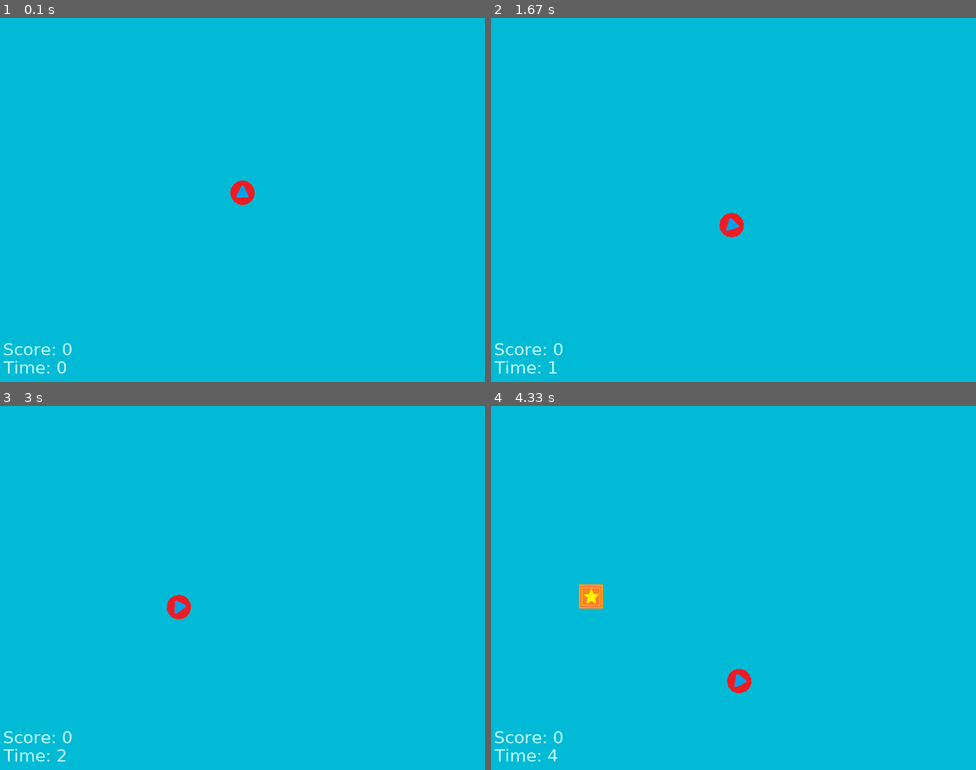
Above: before the commit, frames 1-4 (two rows, left to right).
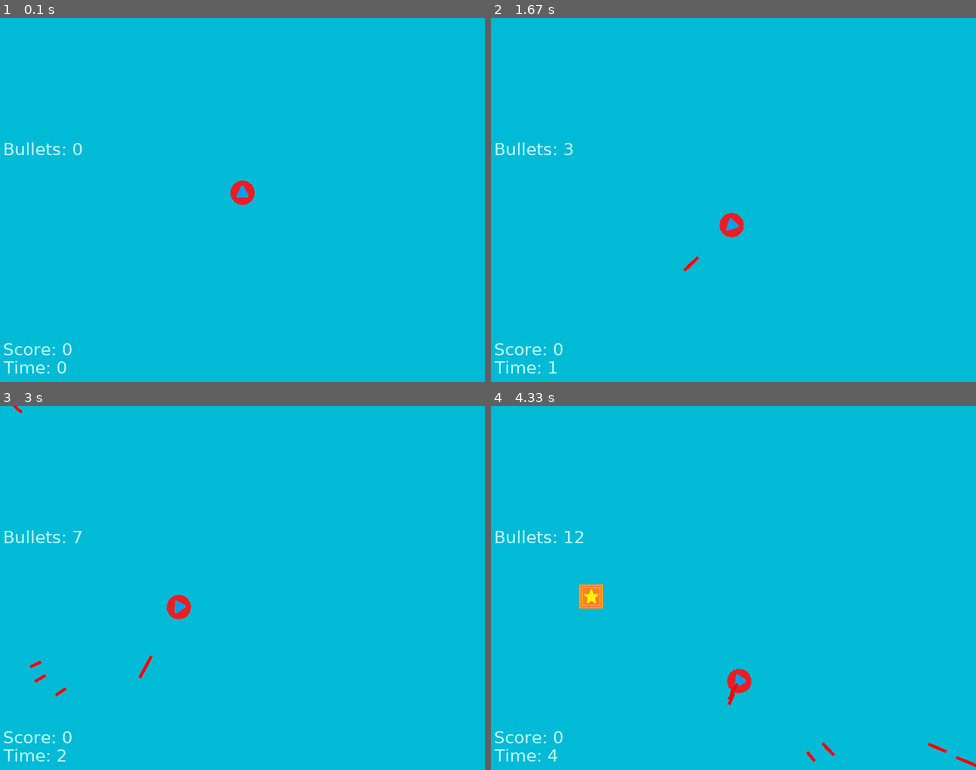
Above: after the commit, the same moments.

Repository: Swidnixx/Wstep-Pygame
Game: pygame game, started from main.py
Same seed, same stepped clock (60 frames per second), same inputs: the game is played once before the commit and once after it.
Inputs:
- Up to frame 1 (0.1 s): no input
- Up to frame 2 (1.67 s): hold Space 0.33-0.8 s; hold D 0.33-0.8 s; hold D 0.83-1.3 s; hold W 1.33-1.63 s; tap Space at 1.4 s
- Up to frame 3 (3 s): hold D 1.67-2.13 s; tap Space at 1.73, 2.03, 2.23, 2.53, 2.8 s; hold A 2.17-2.7 s; hold S from 2.73 s (still down)
- Up to frame 4 (4.33 s): release S at 3.03 s; hold A 3.07-3.47 s; tap Space at 3.13, 3.43, 3.57, 3.97, 4.27 s; hold W 3.5-3.87 s; hold D from 3.9 s (still down)

The runs differ from the first frame. In frame 1, 0.2% of the frame differs, in the area x 0-17%, y 34-38%; in frame 2, 0.2%; in frame 3, 0.3%; in frame 4, 0.4%, in the area x 0-100%, y 34-100%.

Commit message:
Shooting

Diff:
--- a/main.py
+++ b/main.py
@@ -48,12 +48,13 @@
 
     #rysowanie
     screen.fill((0, 186, 214))
-    screen.blit(player.img, player.rect)
+    player.draw(screen)
     for p in pickup_factory.pickups:
         screen.blit(p.img, p.rect)
 
     text_drawer.draw_text_main(screen, f'Score: {score}', (5, SCREEN_HEIGHT - 70), (196, 254, 255))
     text_drawer.draw_text_main(screen, f'Time: {time//1000}', (5, SCREEN_HEIGHT - 40), (196, 254, 255))
+    text_drawer.draw_text_main(screen, f'Bullets: {len(player.bullets)}', (5, SCREEN_HEIGHT - 400), (196, 254, 255))
 
     pygame.display.update() # Odświeżenie wyświetlanego okna
     clock.tick(60)
--- a/player.py
+++ b/player.py
@@ -11,6 +11,8 @@
         self.speed = speed
         self.rotation = 0
         self.rotation_speed = 4
+
+        self.bullets = []
 
     def update(self, keys):
         self.keys = keys
@@ -29,6 +31,9 @@
         if self.keys[pygame.K_s]:
             self.current_speed = 0
 
+        if self.keys[pygame.K_SPACE]:
+            self.shoot()
+
     def move(self):
         forward = Vector2(0, -1)
         Vector2.rotate_ip(forward, -self.rotation)
@@ -36,3 +41,34 @@
 
         self.img = pygame.transform.rotate(self.origin, self.rotation)
         self.rect = self.img.get_rect(center=self.position)
+
+        for i in range(len(self.bullets)-1,-1,-1):
+            b = self.bullets[i]
+            b.update()
+            in_screen = 0 < b.rect.centerx < 800 and 0 < b.rect.centery < 600
+            if not in_screen:
+                self.bullets.pop(i)
+
+    def shoot(self):
+        self.bullets.append( Bullet(self.position, self.rotation) )
+
+    def draw(self, screen):
+        screen.blit(self.img, self.rect)
+        for b in self.bullets:
+            screen.blit(b.img, b.rect)
+
+class Bullet:
+    def __init__(self, position, angle):
+        self.img = pygame.Surface((20, 20))
+        self.img.fill((0,0,0))
+        strip = pygame.Surface((5,20))
+        strip.fill((255,0,0))
+        self.img.blit(strip, pygame.Rect(8,0,5,20))
+        self.img.set_colorkey((0,0,0))
+        self.img = pygame.transform.rotate(self.img, angle)
+        self.rect = self.img.get_rect(center=position)
+        self.direction = Vector2(0,-1).rotate(-angle)
+        self.speed = 10
+
+    def update(self):
+        self.rect.center += self.direction * self.speed
